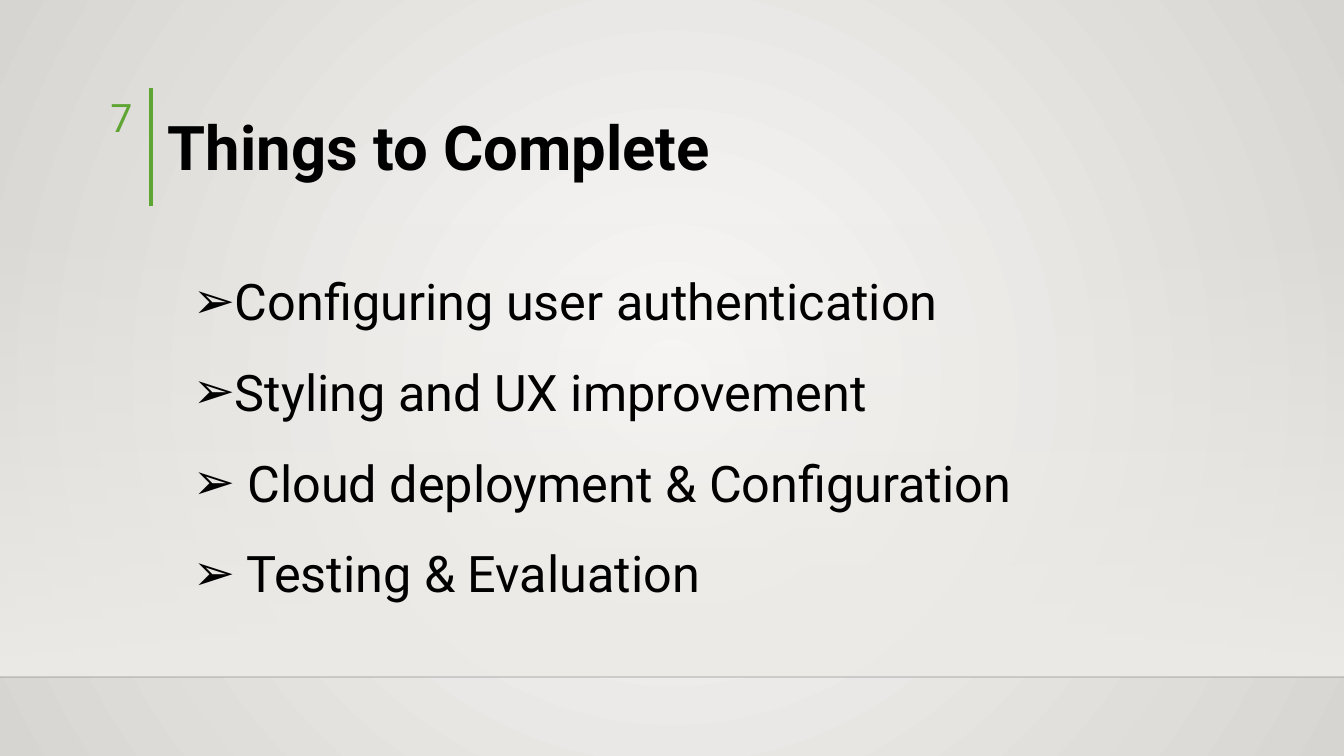
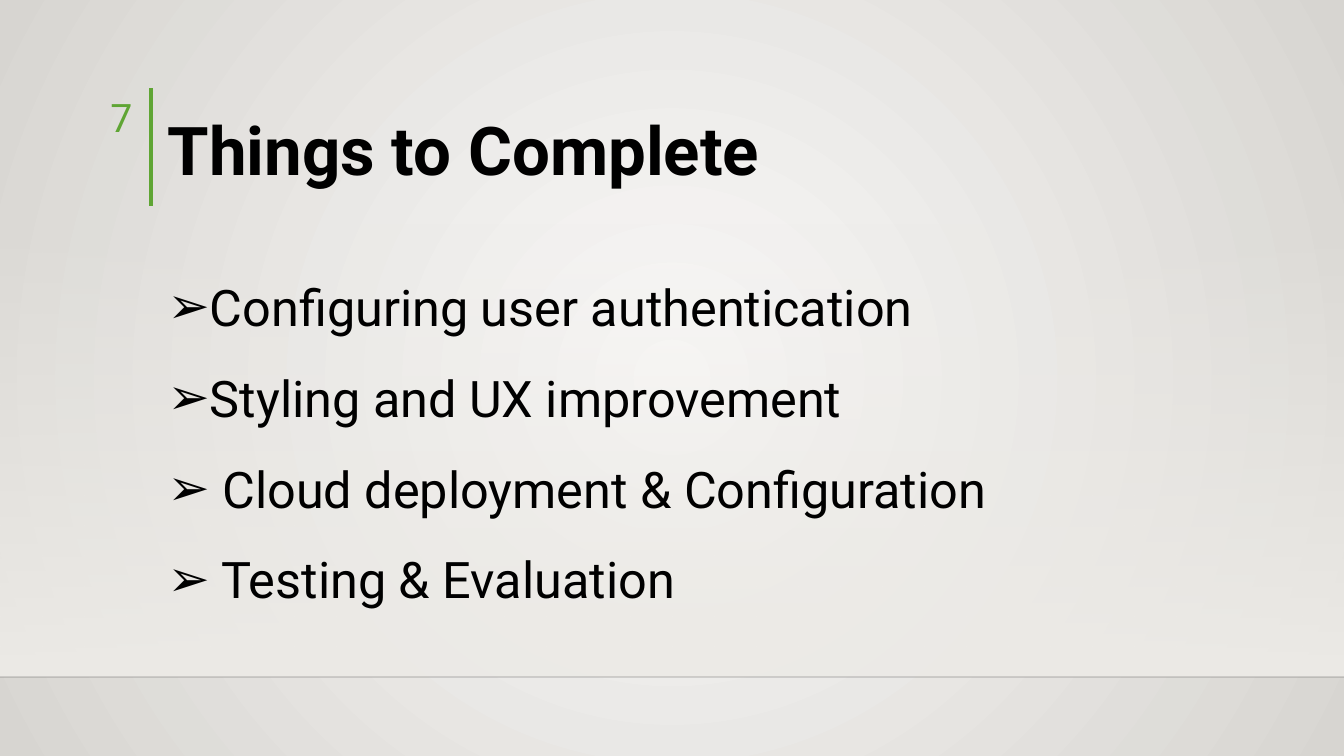
Before and after one commit to hisni/CO227-Project, a slide deck: slide 7 of Presantation/Presentation - Final.pptx. Drawn at 1344x756 pixels with LibreOffice and Linux fonts; fonts in the diff are those of the drawing; background and template pictures are left out. Boxes give left, top, right and bottom in pixels: in the first picture for what was removed or moved away, otherwise in the second. Text is boxed around its words. In the diff, an @@ line names an element or a change of style, - is before the commit and + after.

```diff
--- a/Presantation/Presentation - Final.pptx
+++ b/Presantation/Presentation - Final.pptx
@@ text "Things to Complete" at <box>168,124,759,189</box>: size 44 to 48 pt @@
@@ text "Configuring user authentication": place and size @@
-text "Configuring user authentication" at <box>235,281,1011,603</box>
+text "Configuring user authentication" at <box>210,287,986,609</box>
```
Also in this commit, not shown: 7 other slides changed.
